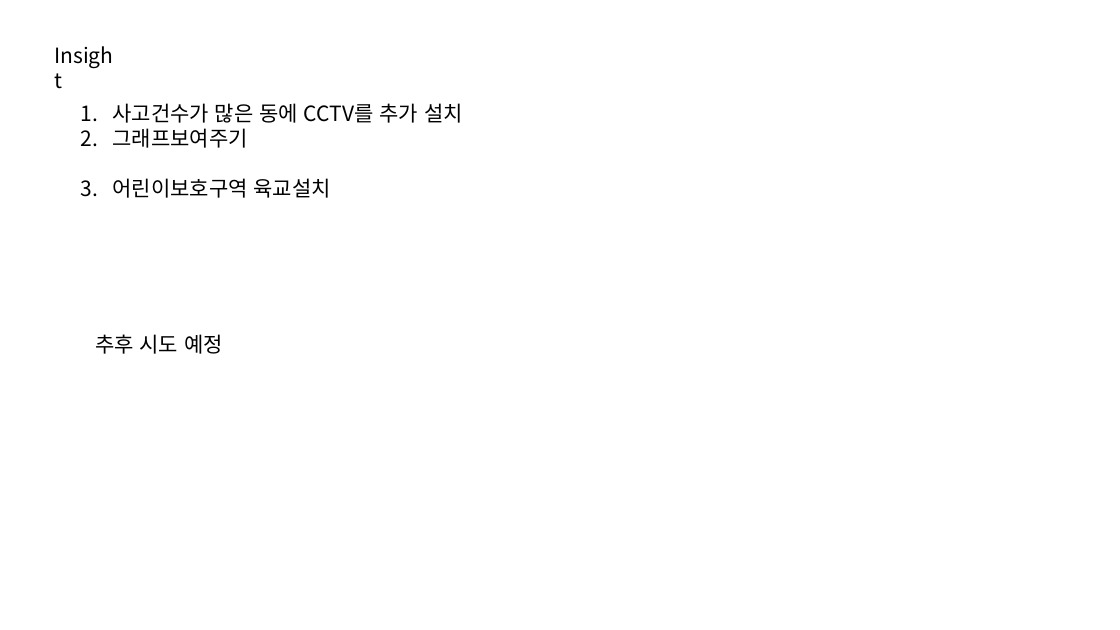
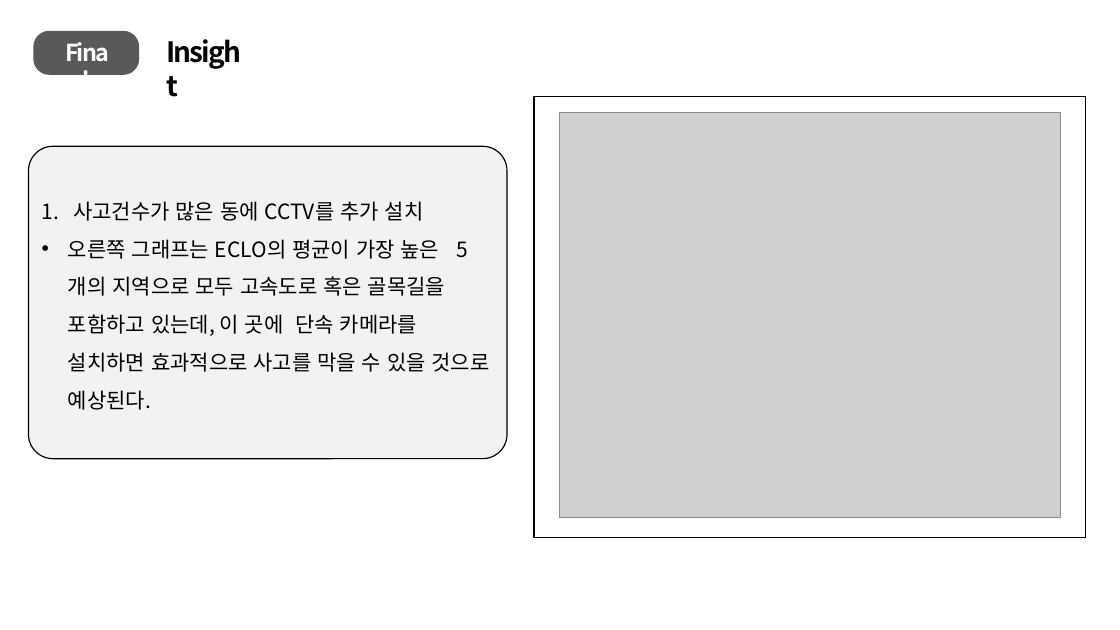
Before and after one commit to vvvjh112/DACON_Practice, a slide deck: slide 17 of Daegu/보고서/대구교통사고 예측.pptx (slide 16 before the commit). Drawn at 1120x630 pixels with LibreOffice and Linux fonts; fonts in the diff are those of the drawing; grey boxes stand for pictures. Boxes give left, top, right and bottom in pixels: in the first picture for what was removed or moved away, otherwise in the second. Text is boxed around its words. In the diff, an @@ line names an element or a change of style, - is before the commit and + after.

```diff
--- a/Daegu/보고서/대구교통사고 예측.pptx
+++ b/Daegu/보고서/대구교통사고 예측.pptx
@@ rounded rectangle added at (34,31,139,75), fill #595959 @@
@@ text added at (56,34,117,71), 20 pt, text #FFFFFF, bold @@
+Final
@@ text "Insight": place and size @@
-text "Insight" at (46,39,128,72)
+text "Insight" at (158,31,255,73)
@@ text "Insight" at (158,31,255,73): size 18 to 24 pt, letter spacing 0 to -1.5 pt, bold on @@
@@ rectangle added at (534,97,1086,538), fill #FFFFFF, outline #000000 1 pt @@
@@ picture added at (560,113,1061,518) @@
@@ rounded rectangle added at (29,146,507,459), fill #F2F2F2, outline #000000 1 pt @@
@@ text "사고건수가 많은 동에 CCTV를 추가 ...": place and size @@
-text "사고건수가 많은 동에 CCTV를 추가 ..." at (112,103,463,198)
+text "사고건수가 많은 동에 CCTV를 추가 ..." at (68,201,490,410)
@@ text at (73,201,424,221): line spacing 1 to 1.5 @@
@@ text at (68,239,490,410): text changed @@
-2. 그래프보여주기
-3. 어린이보호구역 육교설치
+• 오른쪽 그래프는 ECLO의 평균이 가장 높은 5개의 지역으로 모두 고속도로 혹은 골목길을 포함하고 있는데, 이 곳에 단속 카메라를 설치하면 효과적으로 사고를 막을 수 있을 것으로 예상된다.
@@ text removed at (95,334,223,354) @@
-추후 시도 예정
```
Also in this commit, not shown: 3 other slides changed, 4 slides added, 7 other files.
